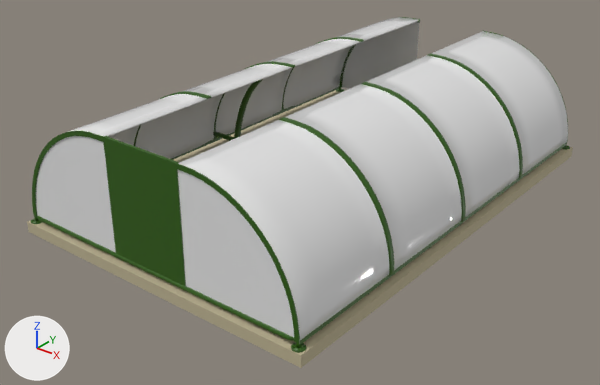
Before and after pictures for a commit that changed the glTF model Assets/GameAssets/Models/BikeShed/bike_shed.glb.
Rendered twice from a 50 mm camera at (8.53, -11.44, 6.66) aimed at (-0.08, -0.67, -0.01). The lights are fixed; the arrows at lower left show +X, +Y and +Z. Where no turn or scale is listed for an object, it has been applied to the vertices. Vertices at the same position are counted once.

The first picture shows 'BackDoor', 'Cube.001', 'Floor', 'FrontBackWalls', 'MetalEdges', 'SideTrimmings', 'SideWalls'.
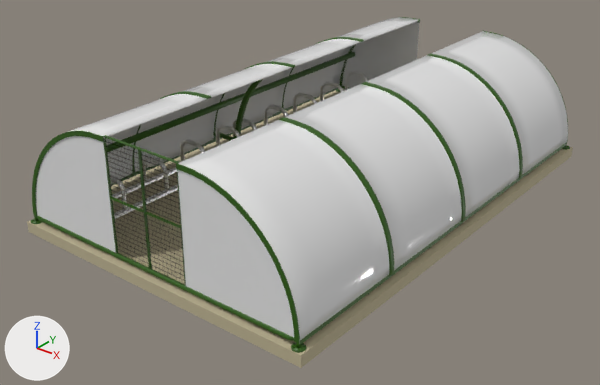
Changed parts and their boxes (x1, y1, x2, y2) in the pictures (600 x 385 px):
'BackDoor', reshaped: before (103, 136, 186, 286); after (103, 135, 186, 286)
'LockerBar', added (green): after (107, 52, 355, 153)
'Bars', added: after (110, 71, 368, 211)
'BarsBase', added: after (112, 167, 178, 219)
'BackDoorGrating', added: after (105, 141, 184, 280)
part 1 of me_cube_003, added (green): after (103, 135, 186, 286)

The change, as a list of edits to the scene's bpy script:
```text
Add img_grating_texture:
    img_grating_texture = load_image('grating_texture', '_unpacked/grating_texture', 1024, 1024, 'sRGB')
Add mat_metal_bars:
    mat_metal_bars = principled_material('metal_bars')
    mat_metal_bars.base_color = (0.8, 0.8, 0.8)  # white #e7e7e7
    mat_metal_bars.metallic = 1.0
    mat_metal_bars.roughness = 0.3
Add mat_door_grating:
    mat_door_grating = bpy.data.materials.new('door_grating')
    # colours: grey #989898
    # uses the picture img_grating_texture
Change me_cube_003:
    used by ob_backdoor; location = (0.0, -4.39, 1.1)
    remove me_cube_003.from_pydata(...)  # 8 vertices, 12 faces; spans x -0.77..0.77, y -0.03..0.03, z -1.0..1.0
    add me_cube_003.from_pydata(...)  # 40 vertices, 70 faces; spans x -0.77..0.77, y -0.03..0.03, z -1.0..1.01
    me_cube_003 part 1: 32 vertices added at x -0.77..0.77, y -0.03..0.03, z -1.0..1.01
Add me_cylinder_001:
    me_cylinder_001.from_pydata(...)  # 2560 vertices, 4480 faces; spans x -2.59..2.59, y -4.26..4.26, z 0.1..0.69
    me_cylinder_001.materials.append(mat_metal_bars)  # white #e7e7e7
Add me_cube_006:
    me_cube_006.from_pydata(...)  # 192 vertices, 304 faces; spans x -2.6..2.6, y -4.3..4.3, z 0.0..0.05
    me_cube_006.materials.append(mat_metal_bars)  # white #e7e7e7
Add me_cube_008:
    me_cube_008.from_pydata(...)  # 80 vertices, 152 faces; spans x -2.55..2.55, y -4.39..4.39, z 0.95..1.05
    me_cube_008.materials.append(mat_green_metal)  # dark green #2c5c00
Add me_cube_003_1:
    me_cube_003_1.from_pydata(...)  # 8 vertices, 12 faces; spans x -0.77..0.77, y 0.0, z -1.0..1.0
    me_cube_003_1.materials.append(mat_door_grating)
Add ob_bars:
    ob_bars = bpy.data.objects.new('Bars', me_cylinder_001)
    ob_bars.location = (0.0, 0.0, -0.05)
Add ob_barsbase:
    ob_barsbase = bpy.data.objects.new('BarsBase', me_cube_006)
    ob_barsbase.location = (0.0, 0.0, 0.0)
Add ob_lockerbar:
    ob_lockerbar = bpy.data.objects.new('LockerBar', me_cube_008)
    ob_lockerbar.location = (0.0, 0.0, 0.0)
Add ob_backdoorgrating:
    ob_backdoorgrating = bpy.data.objects.new('BackDoorGrating', me_cube_003_1)
    ob_backdoorgrating.location = (0.0, -4.39, 1.1)
```
